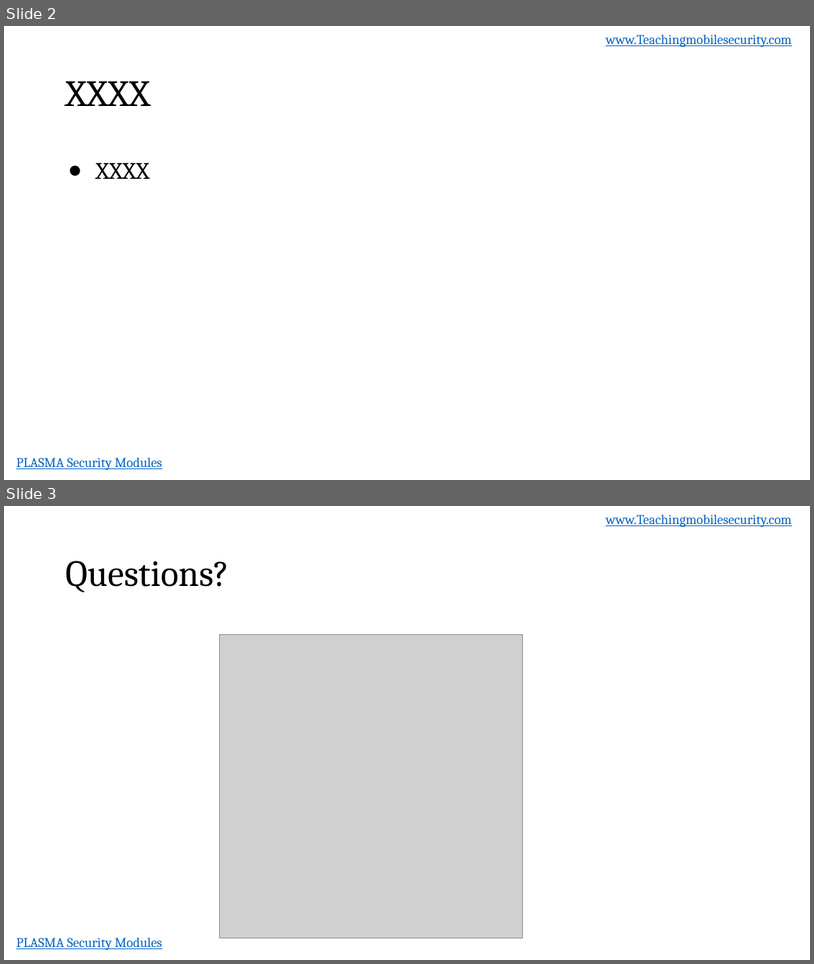
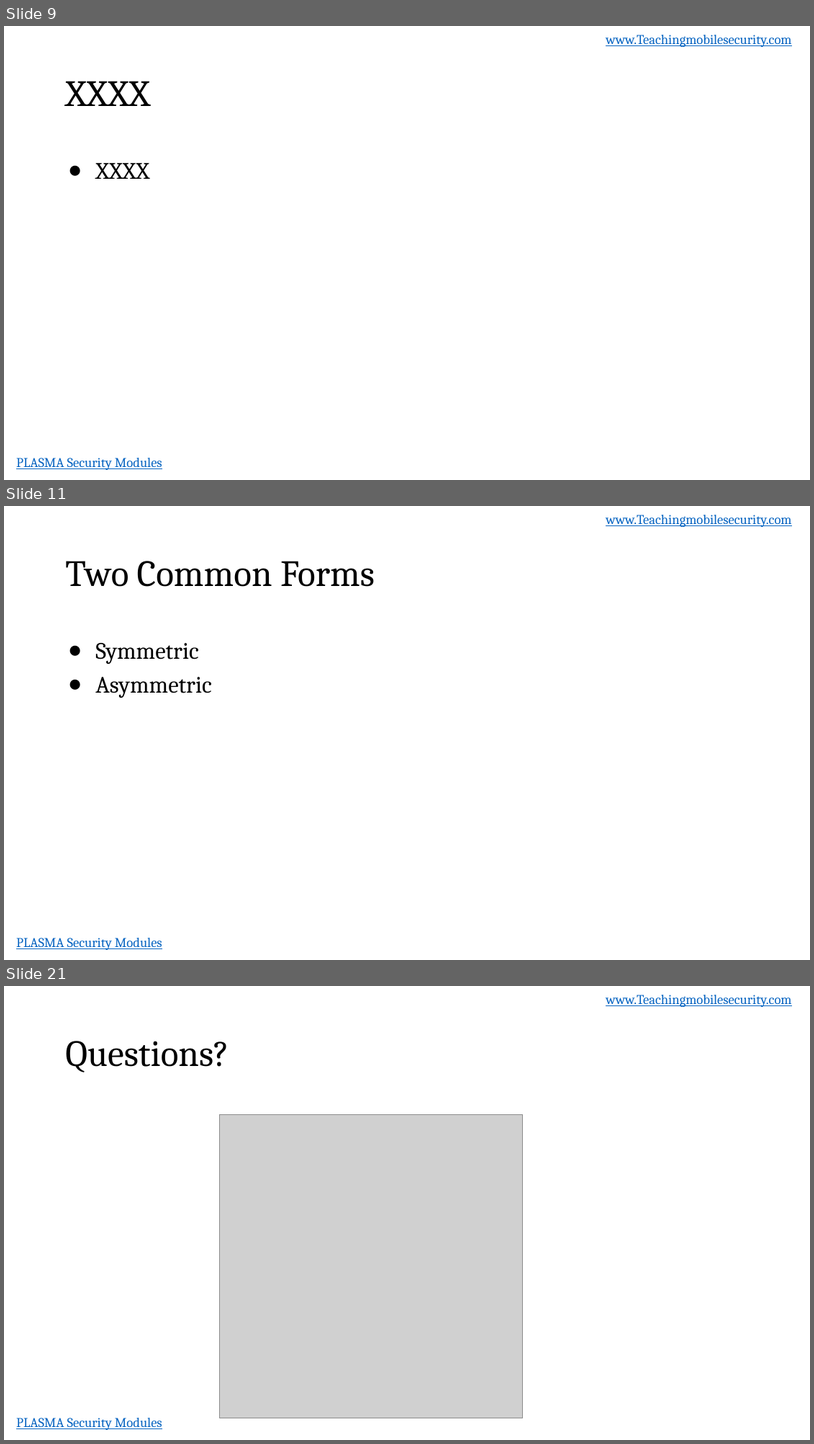
Before and after one commit to dan7800/VulnerableAndroidAppOracle, a slide deck: Vulnerabilities/ProperEncyption/ProperEncryption.pptx. Shown one above the other, each under a label of ours: slides 2 and 3 before the commit, slides 9, 11 and 21 after it; the slides between them are not shown. The pictures are 814x964 and 814x1444 pixels, drawn with LibreOffice and Linux fonts; fonts in the diff are those of the drawing; grey boxes stand for pictures; background and template pictures are left out. Boxes give left, top, right and bottom in pixels: in the first picture for what was removed or moved away, otherwise in the second. Text is boxed around its words. In the diff, an @@ line names an element or a change of style, - is before the commit and + after.

```diff
--- a/Vulnerabilities/ProperEncyption/ProperEncryption.pptx
+++ b/Vulnerabilities/ProperEncyption/ProperEncryption.pptx
@@ slide 11 added at [4, 506, 810, 960], background #FFFFFF; not listed: 2 template elements that a slide beside it also shows @@
@@ title added at [65, 561, 375, 587], 44 pt, text #000000 @@
+Two Common Forms
@@ text added at [95, 643, 212, 698], 28 pt, text #000000 @@
+● Symmetric
+● Asymmetric
@@ what was slide 2 is now slide 9 @@
@@ what was slide 3 is now slide 21 @@
```
Also in this commit, not shown: 1 slide changed, 17 other slides added.
